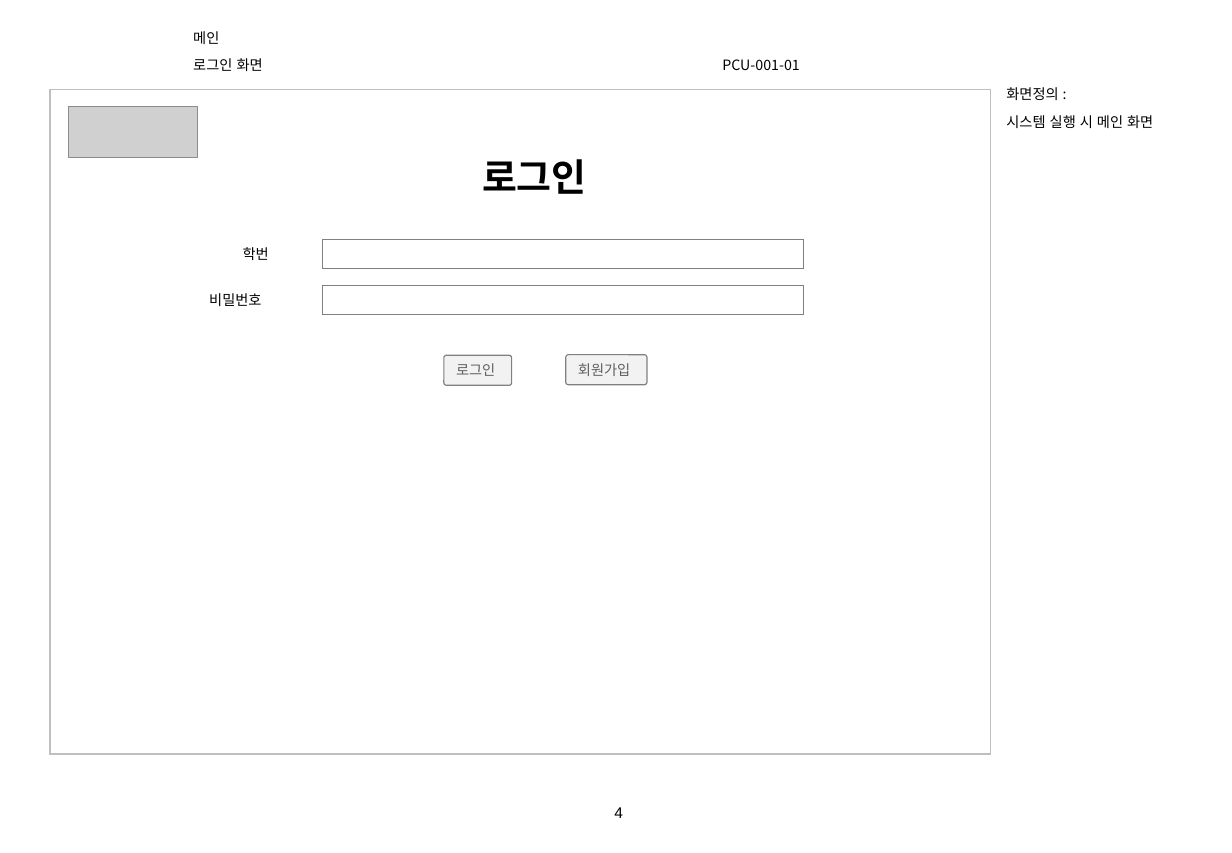
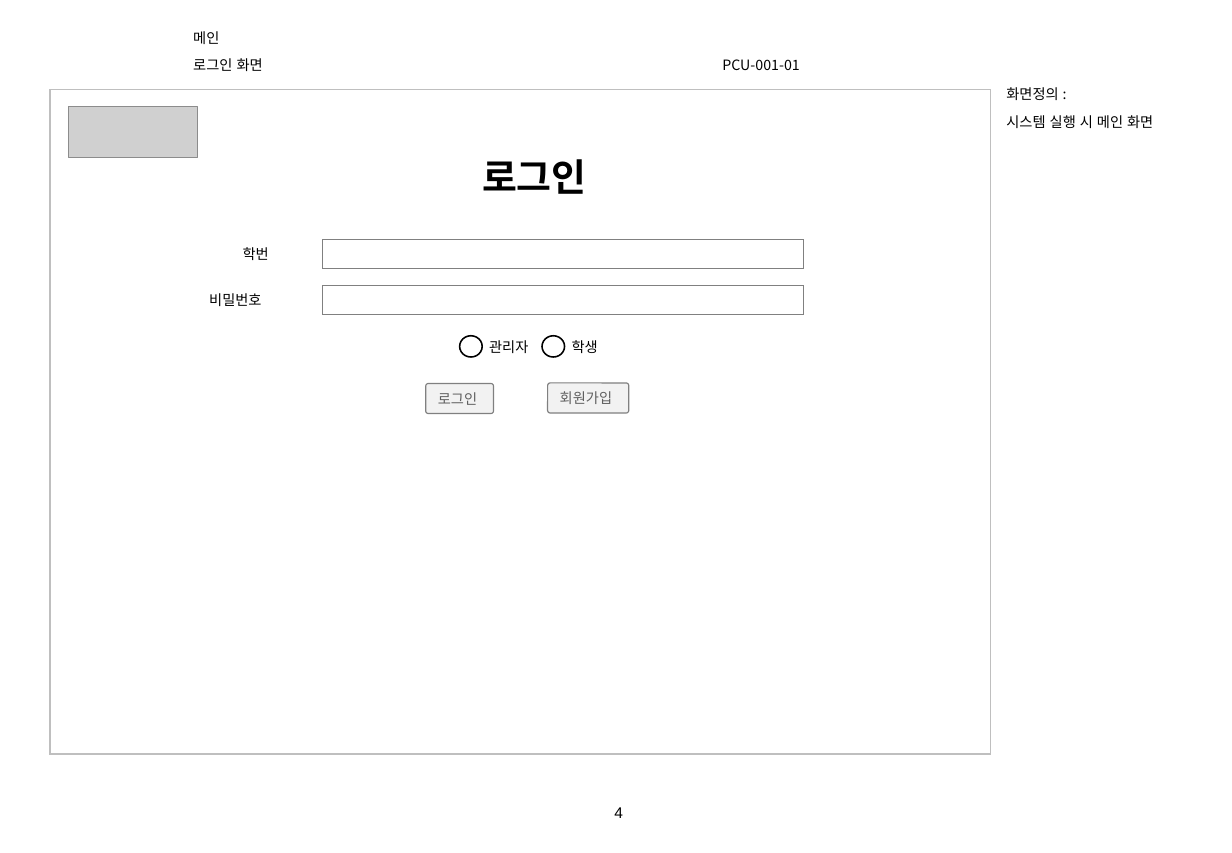
Before and after one commit to lgt9875/Idino-Project, a slide deck: slide 4 of 3_화면설계서_v1.0.pptx. Drawn at 1232x853 pixels with LibreOffice and Linux fonts; fonts in the diff are those of the drawing; grey boxes stand for pictures; background and template pictures are left out. Boxes give left, top, right and bottom in pixels: in the first picture for what was removed or moved away, otherwise in the second. Text is boxed around its words. In the diff, an @@ line names an element or a change of style, - is before the commit and + after.

```diff
--- a/3_화면설계서_v1.0.pptx
+++ b/3_화면설계서_v1.0.pptx
@@ ellipse added at [460, 336, 482, 357], outline #000000 1 pt @@
@@ text added at [489, 340, 528, 353], 9 pt, text #000000 @@
+관리자
@@ ellipse added at [543, 336, 565, 357], outline #000000 1 pt @@
@@ text added at [572, 340, 598, 353], 9 pt, text #000000 @@
+학생
@@ rounded rectangle "로그인": place and size @@
-rounded rectangle "로그인" at [444, 355, 512, 385]
+rounded rectangle "로그인" at [425, 383, 494, 413]
@@ rounded rectangle "회원가입": place and size @@
-rounded rectangle "회원가입" at [567, 355, 647, 385]
+rounded rectangle "회원가입" at [548, 383, 629, 413]
```
Also in this commit, not shown: 4 other slides changed, 4 other files.
